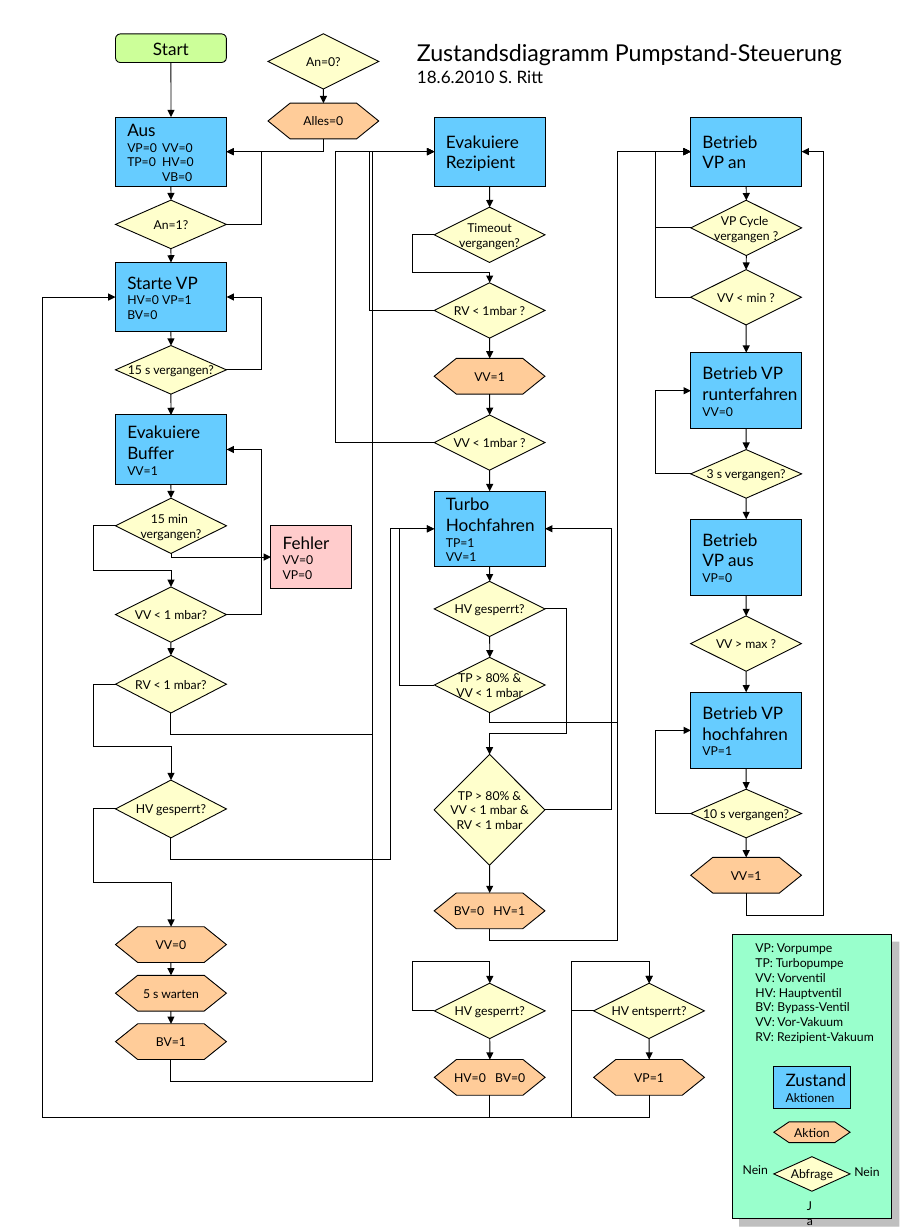
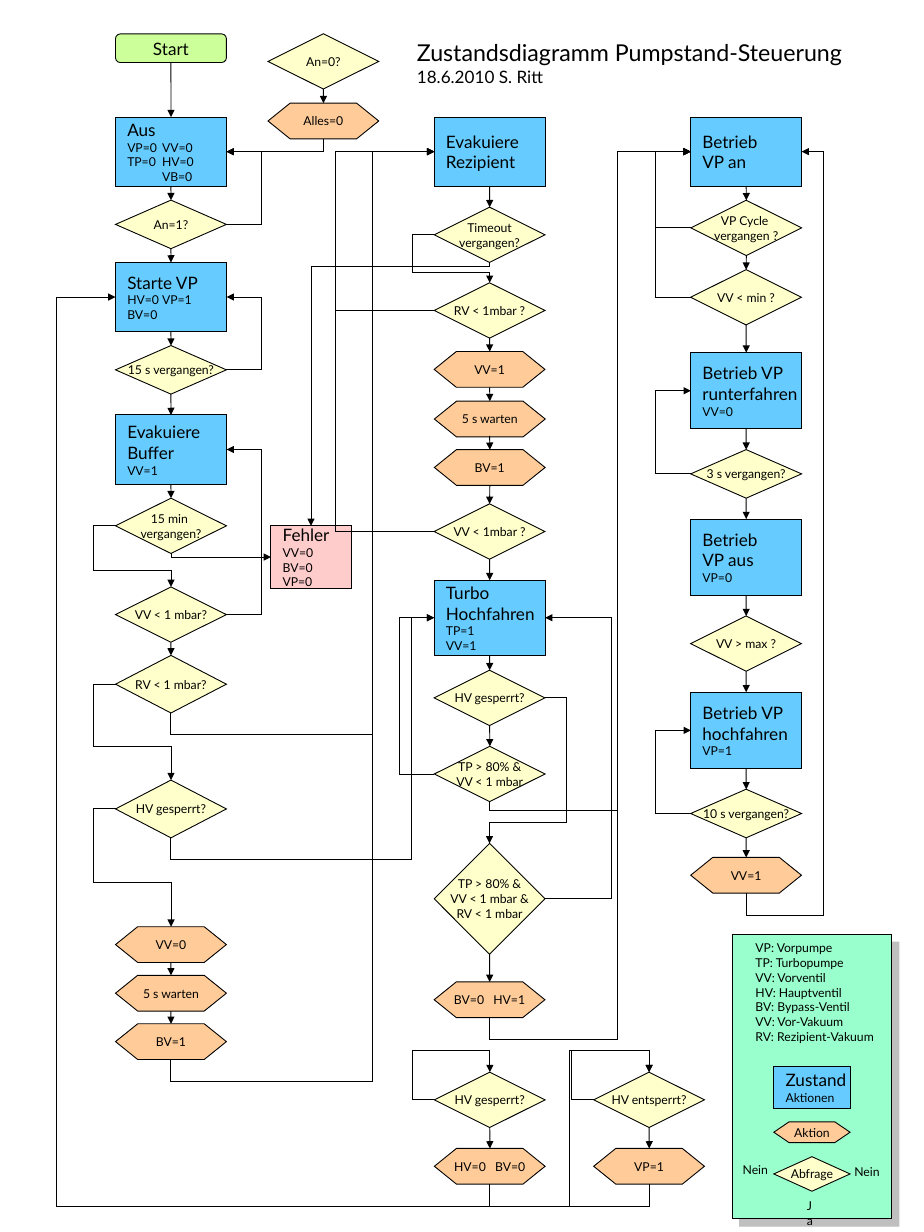
Before and after one commit to cjpl/midas, a slide deck: slide 1 of mscb/embedded/experiment/meg/scs_2001_dev/Zustand Pumpstation.ppt. Drawn at 924x1232 pixels with LibreOffice and Linux fonts; fonts in the diff are those of the drawing. Boxes give left, top, right and bottom in pixels: in the first picture for what was removed or moved away, otherwise in the second. Text is boxed around its words. In the diff, an @@ line names an element or a change of style, - is before the commit and + after.

```diff
--- a/mscb/embedded/experiment/meg/scs_2001_dev/Zustand Pumpstation.ppt
+++ b/mscb/embedded/experiment/meg/scs_2001_dev/Zustand Pumpstation.ppt
@@ elbow arrow moved from (434, 443) - (435, 151) to (434, 532) - (435, 151) @@
@@ elbow arrow (434, 311) - (435, 151): route changed @@
@@ elbow arrow moved from (489, 928) - (691, 151) to (489, 1017) - (691, 151) @@
@@ elbow arrow moved from (490, 713) - (691, 151) to (490, 802) - (691, 151) @@
@@ elbow arrow added from (489, 262) to (311, 526), #000000 0.74 pt @@
@@ elbow arrow moved from (649, 1096) - (115, 297) to (649, 1184) - (115, 297) @@
@@ flow chart preparation "VV=1": place and size @@
-flow chart preparation "VV=1" at box(434, 358, 545, 394)
+flow chart preparation "VV=1" at box(434, 351, 545, 387)
@@ arrow moved from (489, 338) - (489, 358) to (489, 338) - (489, 352) @@
@@ arrow moved from (489, 394) - (489, 415) to (489, 387) - (490, 401) @@
@@ flow chart preparation added at box(435, 401, 546, 437), fill #FFCC99, outline #000000 0.74 pt, 10 pt, text #000000 @@
+5 s warten
@@ arrow added from (489, 436) to (490, 450), #000000 0.74 pt @@
@@ flow chart preparation added at box(435, 450, 546, 486), fill #FFCC99, outline #000000 0.74 pt, 10 pt, text #000000 @@
+BV=1
@@ arrow added from (490, 486) to (489, 504), #000000 0.74 pt @@
@@ text in rectangle at box(283, 563, 313, 572): paragraph added @@
+BV=0
@@ elbow arrow moved from (171, 838) - (434, 529) to (171, 838) - (434, 618) @@
@@ 6 diamonds, 6 arrows, 6 elbow arrows, 3 flow chart preparations, 1 rectangle: place and size @@
-6 diamonds, 6 arrows, 6 elbow arrows, 3 flow chart preparations, 1 rectangle at box(400, 415, 705, 1118)
+6 diamonds, 6 arrows, 6 elbow arrows, 3 flow chart preparations, 1 rectangle at box(400, 504, 705, 1206)
```
Also in this commit, not shown: 3 other files.
